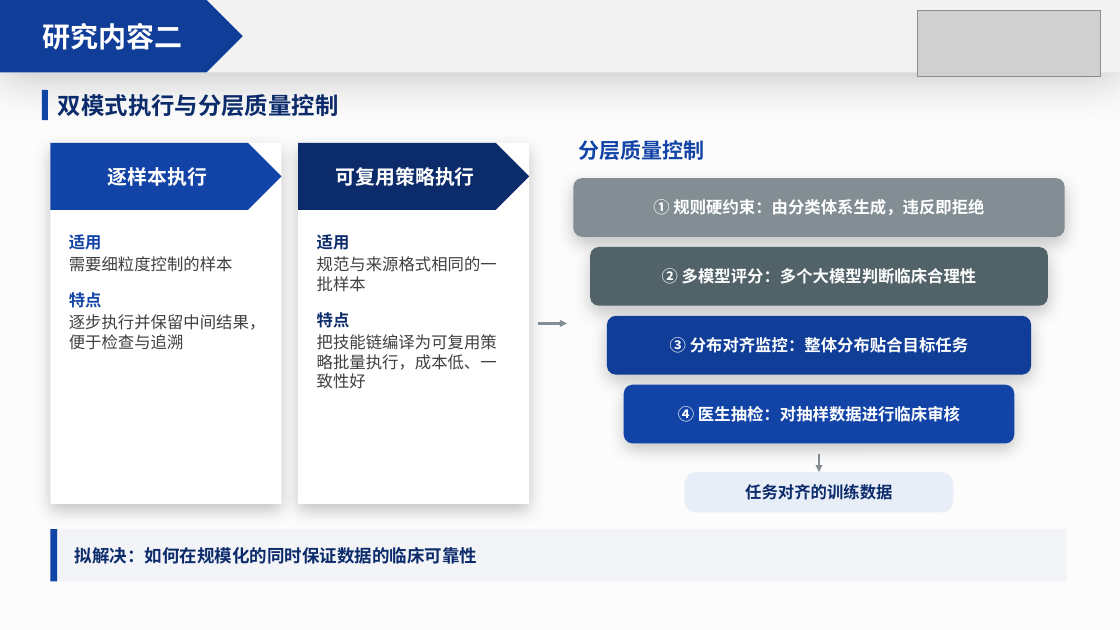
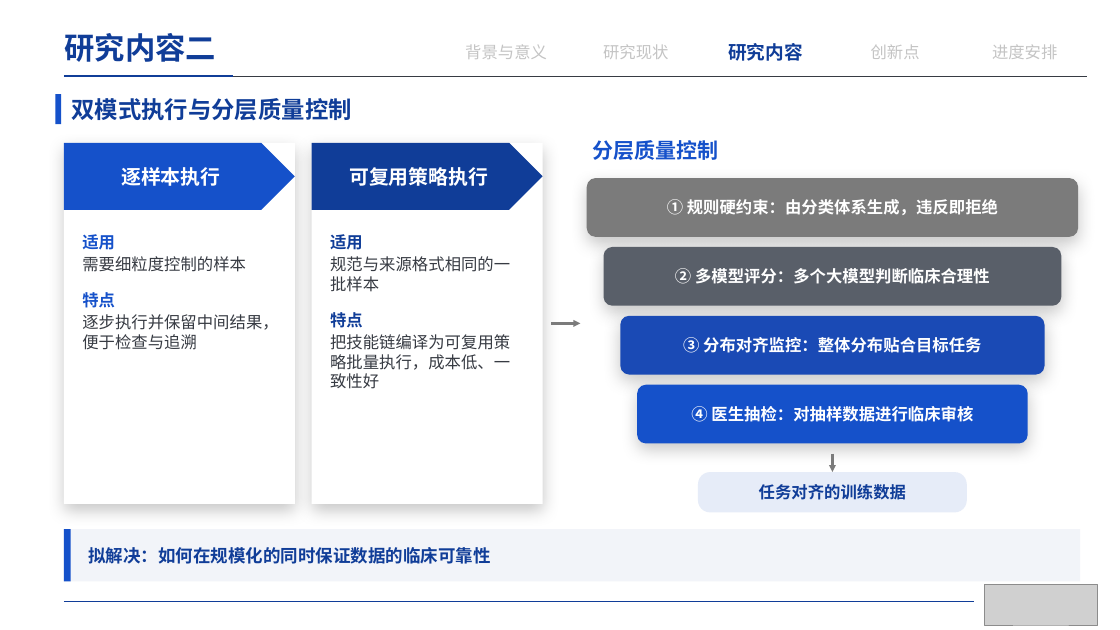
Before and after one commit to irving-2222/Graduation-Thesis, a slide deck: slide 15 of 开题答辩.pptx. Drawn at 1120x630 pixels with LibreOffice and Linux fonts; fonts in the diff are those of the drawing; grey boxes stand for pictures. Boxes give left, top, right and bottom in pixels: in the first picture for what was removed or moved away, otherwise in the second. Text is boxed around its words. In the diff, an @@ line names an element or a change of style, - is before the commit and + after.

```diff
--- a/开题答辩.pptx
+++ b/开题答辩.pptx
@@ rectangle removed at [0, 0, 1120, 630] @@
@@ rectangle removed at [0, 0, 1120, 72] @@
@@ text "研究内容二": place and size @@
-text "研究内容二" at [0, 0, 243, 72]
+text "研究内容二" at [65, 33, 217, 62]
@@ text "研究内容二" at [65, 33, 217, 62]: size 24 to 26 pt, text colour #FFFFFF to #103D98; alignment centre to left; line spacing 1 to 0.9; vertical alignment middle to top; fill #103D98 to none @@
@@ text added at [465, 44, 547, 59], 14 pt, text #C4C4C4 @@
+背景与意义
@@ text added at [603, 44, 668, 59], 14 pt, text #C4C4C4 @@
+研究现状
@@ text added at [728, 43, 802, 61], 16 pt, text #103D98, bold @@
+研究内容
@@ text added at [871, 45, 920, 59], 14 pt, text #C4C4C4 @@
+创新点
@@ text added at [992, 44, 1057, 59], 14 pt, text #C4C4C4 @@
+进度安排
@@ line added from (64, 76) to (1088, 76), #373B43 0.5 pt @@
@@ line added from (64, 76) to (233, 76), #103D98 1.75 pt @@
@@ text "双模式执行与分层质量控制" at [71, 98, 351, 120]: text colour #0B2B6B to #103D98 @@
@@ text "双模式执行与分层质量控制": place and size @@
-text "双模式执行与分层质量控制" at [58, 94, 338, 116]
+text "双模式执行与分层质量控制" at [71, 98, 351, 120]
@@ fill #1243A7 to #1551CA in 4 elements at [64, 143, 295, 210], [637, 385, 1028, 444], [64, 529, 71, 581], [55, 94, 61, 124] @@
@@ rectangle: place and size @@
-rectangle at [42, 90, 48, 120]
+rectangle at [55, 94, 61, 124]
@@ pentagon arrow "可复用策略执行" at [312, 143, 543, 210]: fill #0B2B6B to #103D98 @@
@@ text "分层质量控制" at [592, 140, 718, 160]: text colour #1243A7 to #1551CA @@
@@ rounded rectangle "① 规则硬约束：由分类体系生成，违反即拒绝" at [587, 178, 1079, 237]: fill #828E93 to #7B7B7B @@
@@ text "适用" at [82, 234, 279, 350]: text colour #1243A7 to #1551CA in "适用", "特点"; text colour #404040 to #373B43 in "需要细粒度控制的样本", "逐步执行并保留中间结果，便于检查与追溯" @@
@@ text "适用" at [330, 234, 510, 389]: text colour #0B2B6B to #103D98 in "适用", "特点"; text colour #404040 to #373B43 @@
@@ rounded rectangle "② 多模型评分：多个大模型判断临床合理性": place and size @@
-rounded rectangle "② 多模型评分：多个大模型判断临床合理性" at [591, 247, 1049, 306]
+rounded rectangle "② 多模型评分：多个大模型判断临床合理性" at [603, 247, 1061, 306]
@@ rounded rectangle "② 多模型评分：多个大模型判断临床合理性" at [603, 247, 1061, 306]: fill #526269 to #595F69 @@
@@ 4 texts, 4 rounded rectangles, 4 rectangles, 2 pentagon arrows, 2 arrows: place and size @@
-4 texts, 4 rounded rectangles, 4 rectangles, 2 pentagon arrows, 2 arrows at [50, 140, 1067, 581]
+4 texts, 4 rounded rectangles, 4 rectangles, 2 pentagon arrows, 2 arrows at [64, 140, 1081, 581]
@@ arrow (551, 323) - (581, 323): stroke #828E93 2 pt to #7B7B7B 2 pt @@
@@ rounded rectangle "③ 分布对齐监控：整体分布贴合目标任务" at [620, 316, 1044, 375]: fill #103D98 to #1A4AB5 @@
@@ rounded rectangle "任务对齐的训练数据" at [698, 472, 967, 513]: text colour #0B2B6B to #103D98; fill #E8EEF8 to #E6ECF8 @@
@@ arrow (833, 454) - (833, 472): stroke #828E93 2 pt to #7B7B7B 2 pt @@
@@ rectangle at [64, 529, 1081, 581]: fill #F2F4F8 to #F2F4F9 @@
@@ text "拟解决：如何在规模化的同时保证数据的临床可靠性" at [88, 547, 490, 564]: text colour #0B2B6B to #103D98 @@
@@ picture: place and size @@
-picture at [918, 10, 1101, 76]
+picture at [985, 584, 1097, 625]
@@ line added from (64, 602) to (974, 602), #103D98 0.5 pt @@
```
Also in this commit, not shown: 18 other slides changed, 3 slides added, 3 slides removed.
